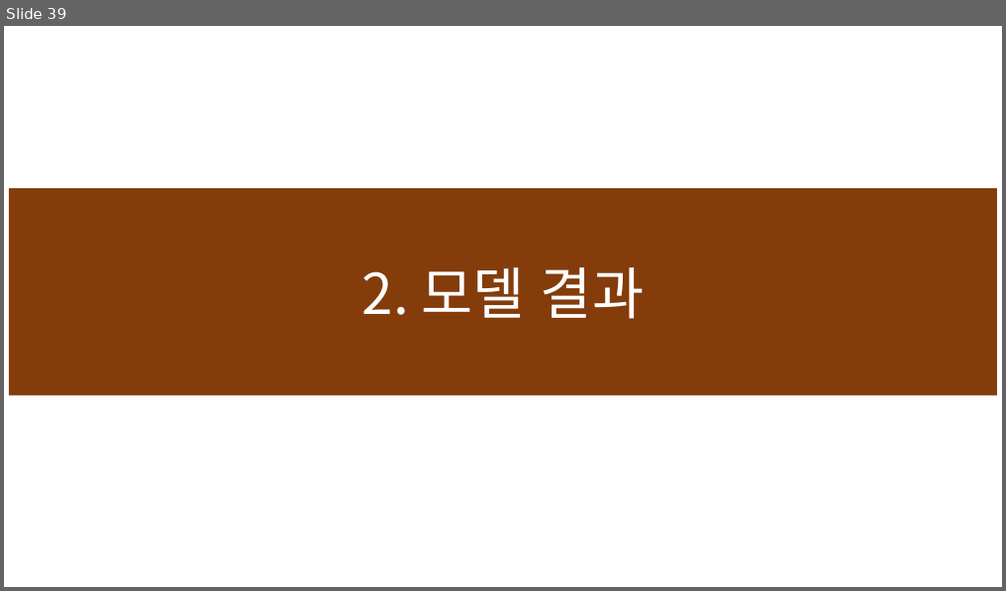
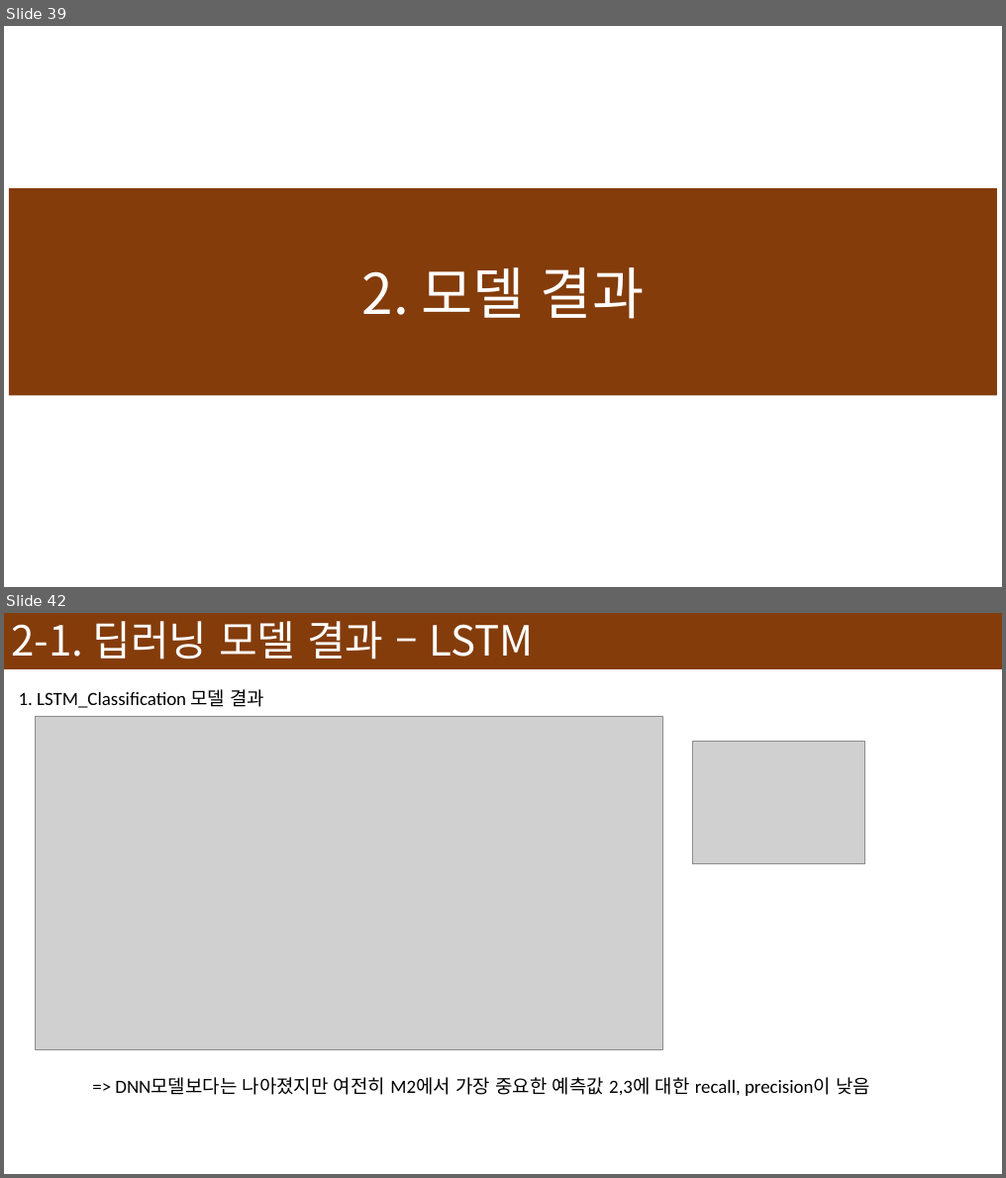
Before and after one commit to devna0111/FlowCast, a slide deck: presentation/Model 설명서.pptx. Shown one above the other, each under a label of ours: slide 39 before the commit, slides 39 and 42 after it; the slides between them are not shown. The pictures are 1006x591 and 1006x1178 pixels, drawn with LibreOffice and Linux fonts; fonts in the diff are those of the drawing; grey boxes stand for pictures. Boxes give left, top, right and bottom in pixels: in the first picture for what was removed or moved away, otherwise in the second. Text is boxed around its words. In the diff, an @@ line names an element or a change of style, - is before the commit and + after.

```diff
--- a/presentation/Model 설명서.pptx
+++ b/presentation/Model 설명서.pptx
@@ slide 42 added at [4,613,1002,1174], background #FFFFFF @@
@@ rectangle added at [4,613,1002,669], fill #843C0B, 40 pt, text #FFFFFF @@
+2-1. 딥러닝 모델 결과 – LSTM
@@ text added at [19,689,265,708], 18 pt, text #000000 @@
+1. LSTM_Classification 모델 결과
@@ picture added at [36,716,662,1051] @@
@@ picture added at [693,742,865,864] @@
@@ text added at [115,1077,870,1096], 18 pt, text #000000 @@
+=> DNN모델보다는 나아졌지만 여전히 M2에서 가장 중요한 예측값 2,3에 대한 recall, precision이 낮음
```
Also in this commit, not shown: 7 slides changed, 11 other slides added, 1 slide removed, 1 other file.
